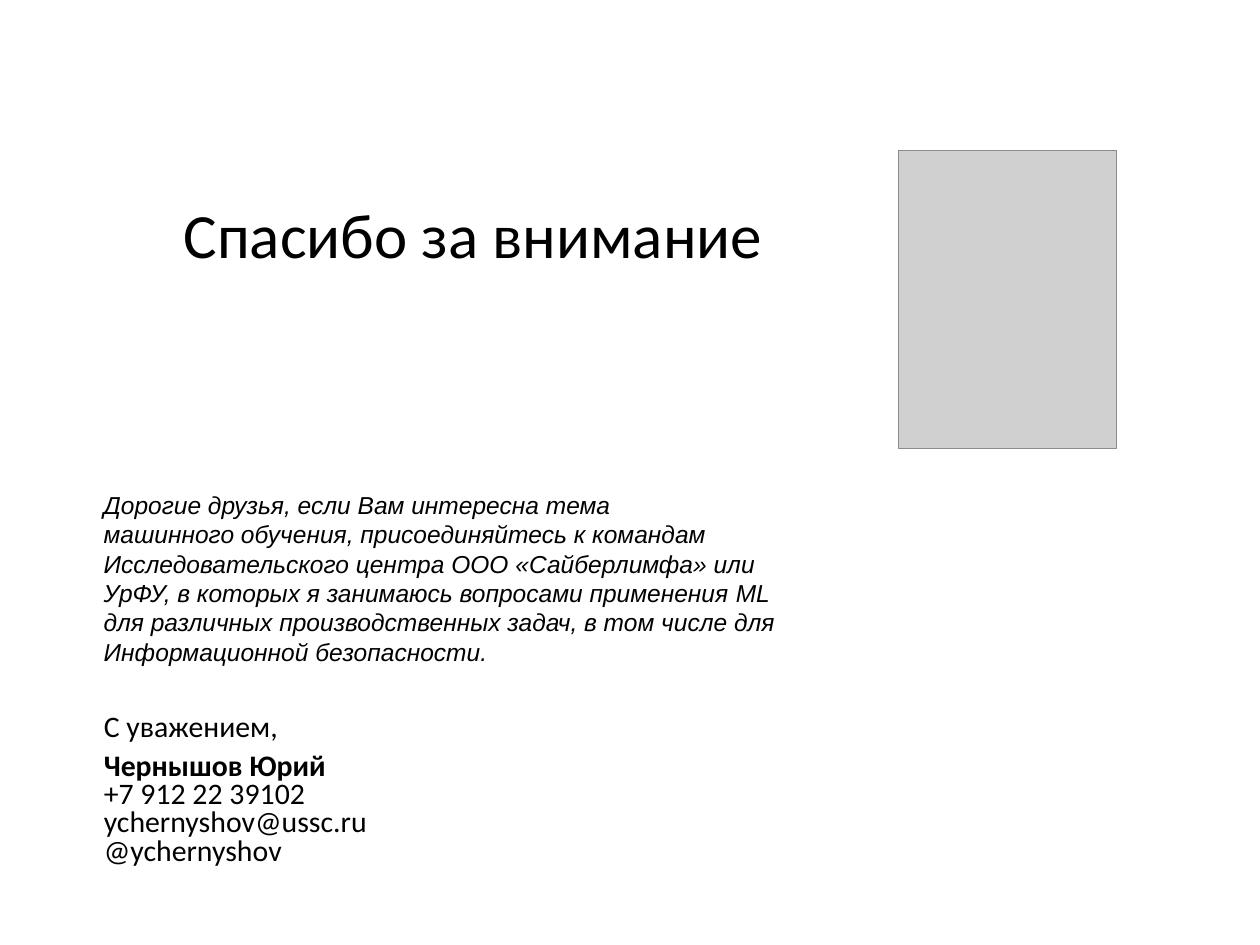
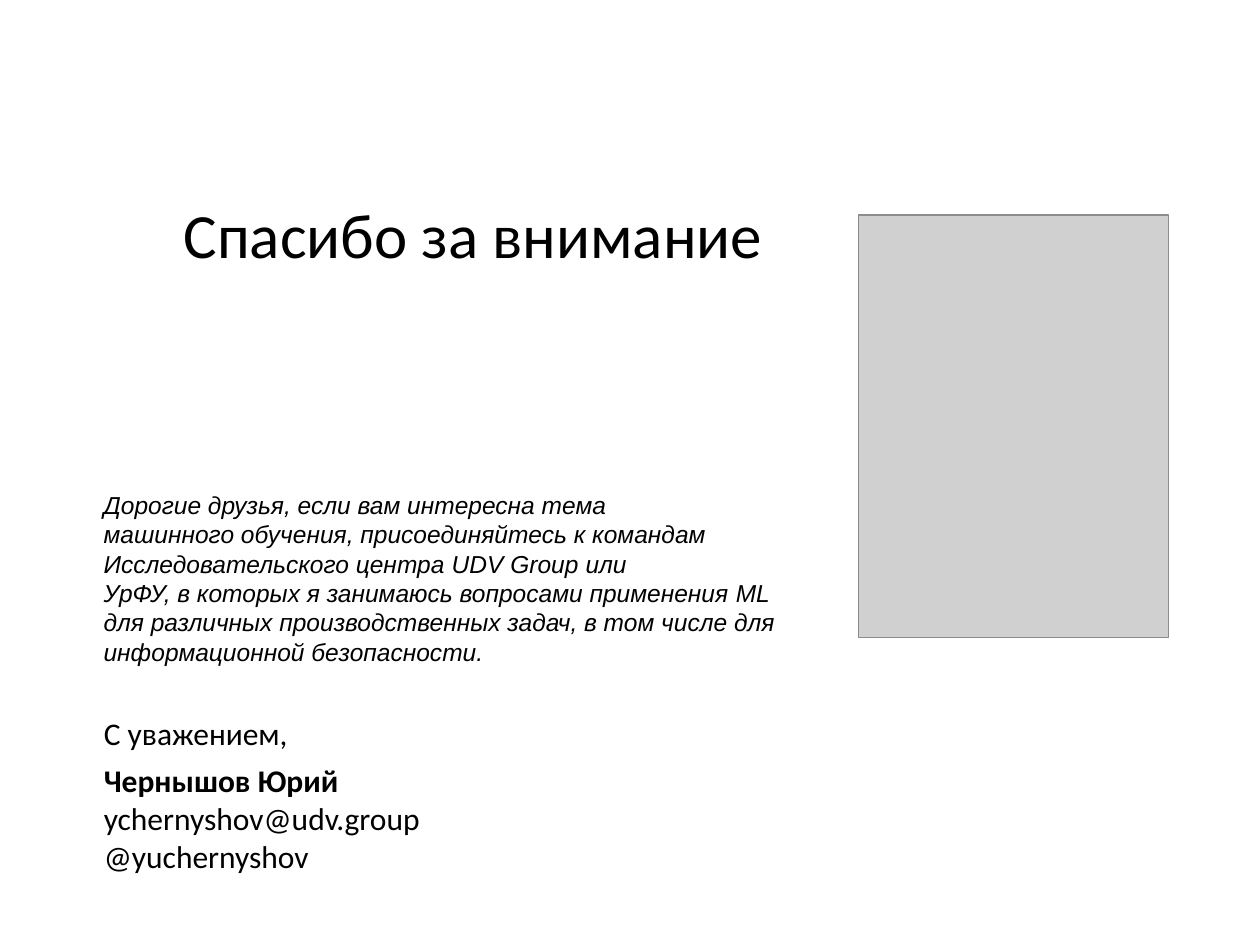
Before and after one commit to CyberLympha/Data-Science-Course, a slide deck: slide 20 of презентации/Автокодировщики.ppt. Drawn at 1260x945 pixels with LibreOffice and Linux fonts; fonts in the diff are those of the drawing; grey boxes stand for pictures. Boxes give left, top, right and bottom in pixels: in the first picture for what was removed or moved away, otherwise in the second. Text is boxed around its words. In the diff, an @@ line names an element or a change of style, - is before the commit and + after.

```diff
--- a/презентации/Автокодировщики.ppt
+++ b/презентации/Автокодировщики.ppt
@@ picture resized from (x1=898, y1=150, x2=1116, y2=447) to (x1=859, y1=215, x2=1169, y2=638) @@
@@ text at (x1=104, y1=496, x2=606, y2=519): text changed @@
-Дорогие друзья, если Вам интересна тема
+Дорогие друзья, если вам интересна тема
@@ text at (x1=104, y1=555, x2=627, y2=578): text changed @@
-Исследовательского центра ООО «Сайберлимфа» или
+Исследовательского центра UDV Group или
@@ text at (x1=104, y1=643, x2=483, y2=666): text changed @@
-Информационной безопасности.
+информационной безопасности.
@@ text at (x1=104, y1=724, x2=339, y2=797): size 17 to 18 pt in "С уважением,", "Чернышов Юрий"; line spacing 0.7 to 0.9 @@
@@ text at (x1=104, y1=808, x2=420, y2=873): text changed; size 17 to 18 pt @@
-+7 912 22 39102
-ychernyshov@ussc.ru
-@ychernyshov
+ychernyshov@udv.group
+@yuchernyshov
```
Also in this commit, not shown: 5 other slides changed.
